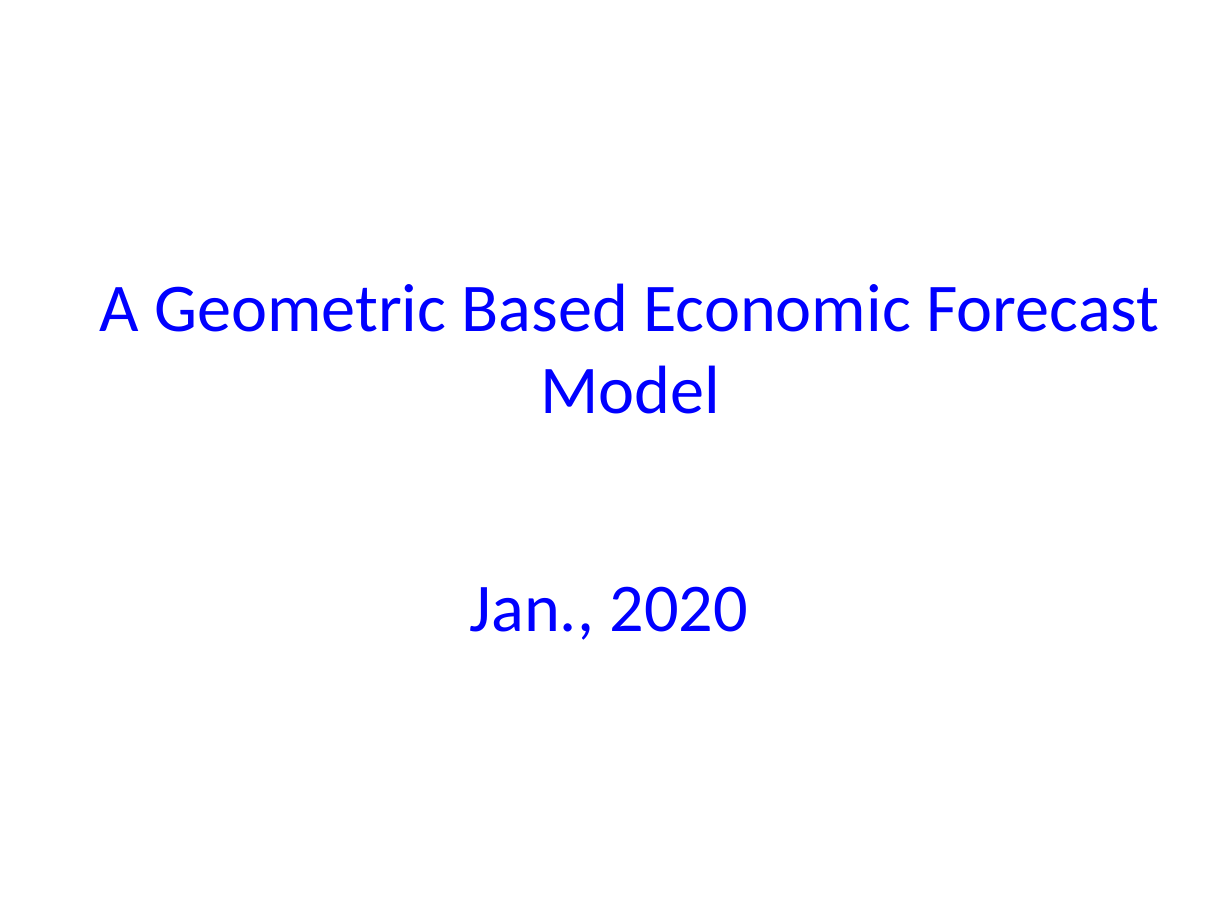
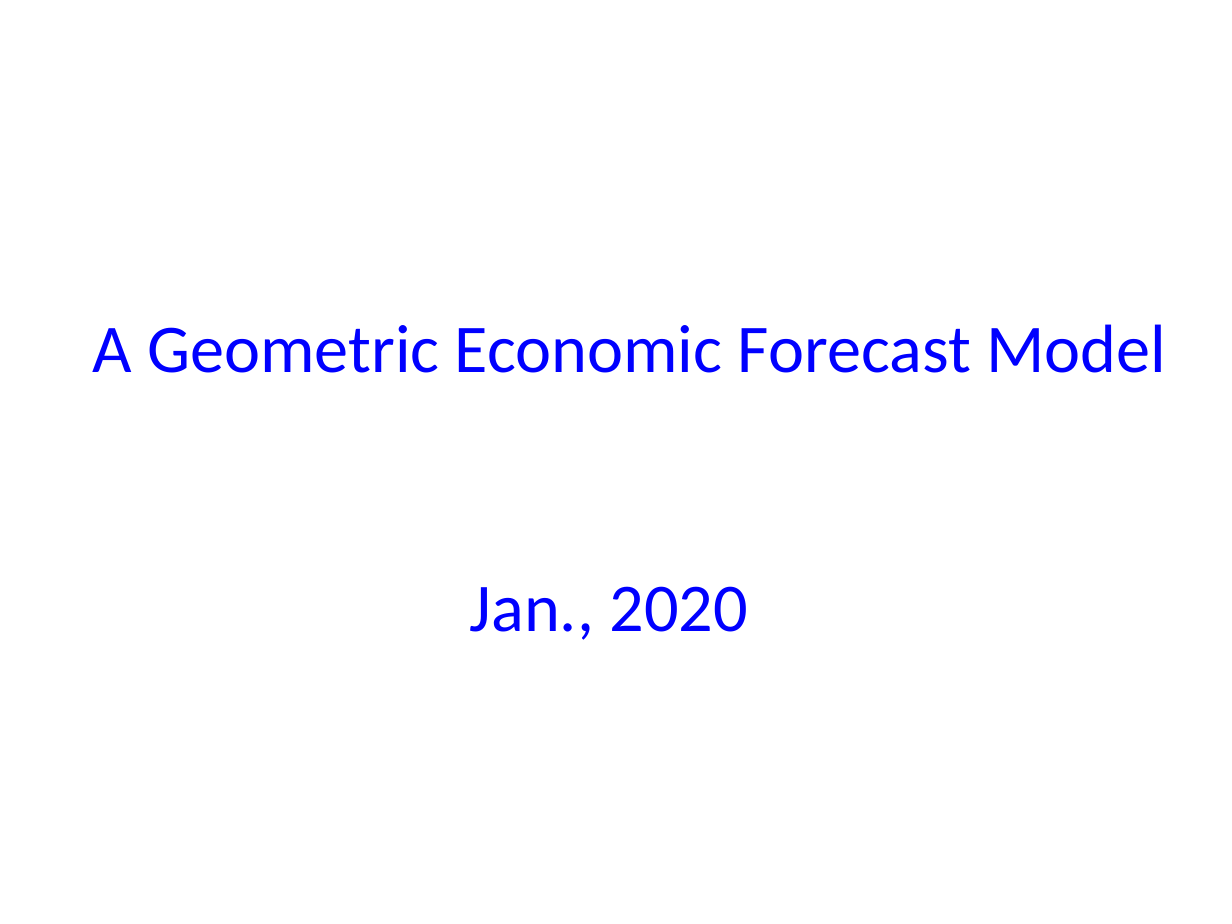
Before and after one commit to babakopti/opti-trade, a slide deck: slide 1 of presentations/presentation-Jan-2020.odp. Drawn at 1232x924 pixels with LibreOffice and Linux fonts; fonts in the diff are those of the drawing. Boxes give left, top, right and bottom in pixels: in the first picture for what was removed or moved away, otherwise in the second. Text is boxed around its words. In the diff, an @@ line names an element or a change of style, - is before the commit and + after.

```diff
--- a/presentations/presentation-Jan-2020.odp
+++ b/presentations/presentation-Jan-2020.odp
@@ title at (92,324,1166,373): text changed @@
-A Geometric Based Economic Forecast Model
+A Geometric Economic Forecast Model
```
Also in this commit, not shown: 4 other slides changed, 4 slides added.
